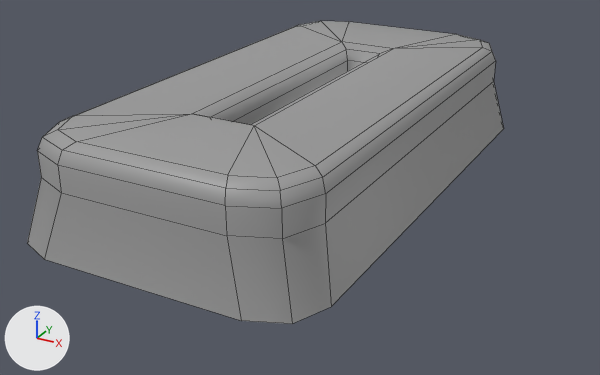
A saved change to the FBX model Assets/- Asset Store/Custom/Numbers/Number_0.fbx.
Both versions are drawn from a 50 mm camera at (0.239, -0.442, 0.245) aimed at (0.01, -0.024, 0.036). Every picture has the same lights, and +X, +Y and +Z are marked at lower left. Mesh edges are drawn as thin lines. Where no turn or scale is listed for an object, it has been applied to the vertices.

Names of what the first picture shows: 'Number_0'.
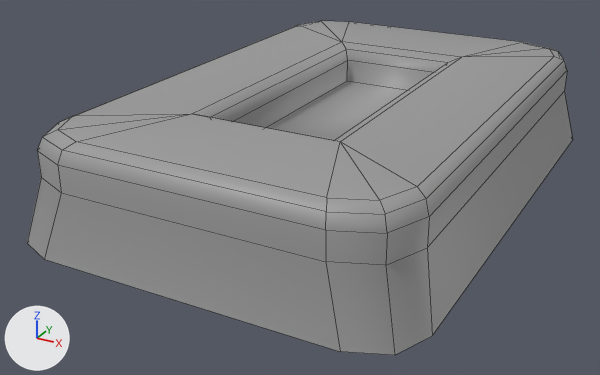
The newer file is also turned or shifted as a whole; pictures and numbers use the older file's frame.

Patch to the scene script:
```diff
--- a/Assets/- Asset Store/Custom/Numbers/Number_0.fbx.py
+++ b/Assets/- Asset Store/Custom/Numbers/Number_0.fbx.py
@@ me_cube_018 @@
 me_cube_018.from_pydata(...)  # 76 vertices, 73 faces; spans x -0.091..0.091, y -0.172..0.172, z 0.037..0.1
 # used by ob_number_0; location = (0.0, 0.0, 0.0)
+# me_cube_018 part 1: all 38 vertices in x 0.01..0.091, y -0.172..0.172, z 0.037..0.1 are moved by (0.05, 0.0, 0.0)
 me_cube_018.materials.append(mat_material)
```

What differs and where, as boxes [x1, y1, x2, y2] in the pictures (600 x 375 px; the box of a moved part takes in the faces that stretch with it):
'Number_0', reshaped (14% wider, 10% taller): before [27, 21, 504, 324]; after [27, 21, 573, 355]
part 1 of me_cube_018, moved or reshaped: before [221, 22, 504, 324]; after [221, 22, 573, 355]
